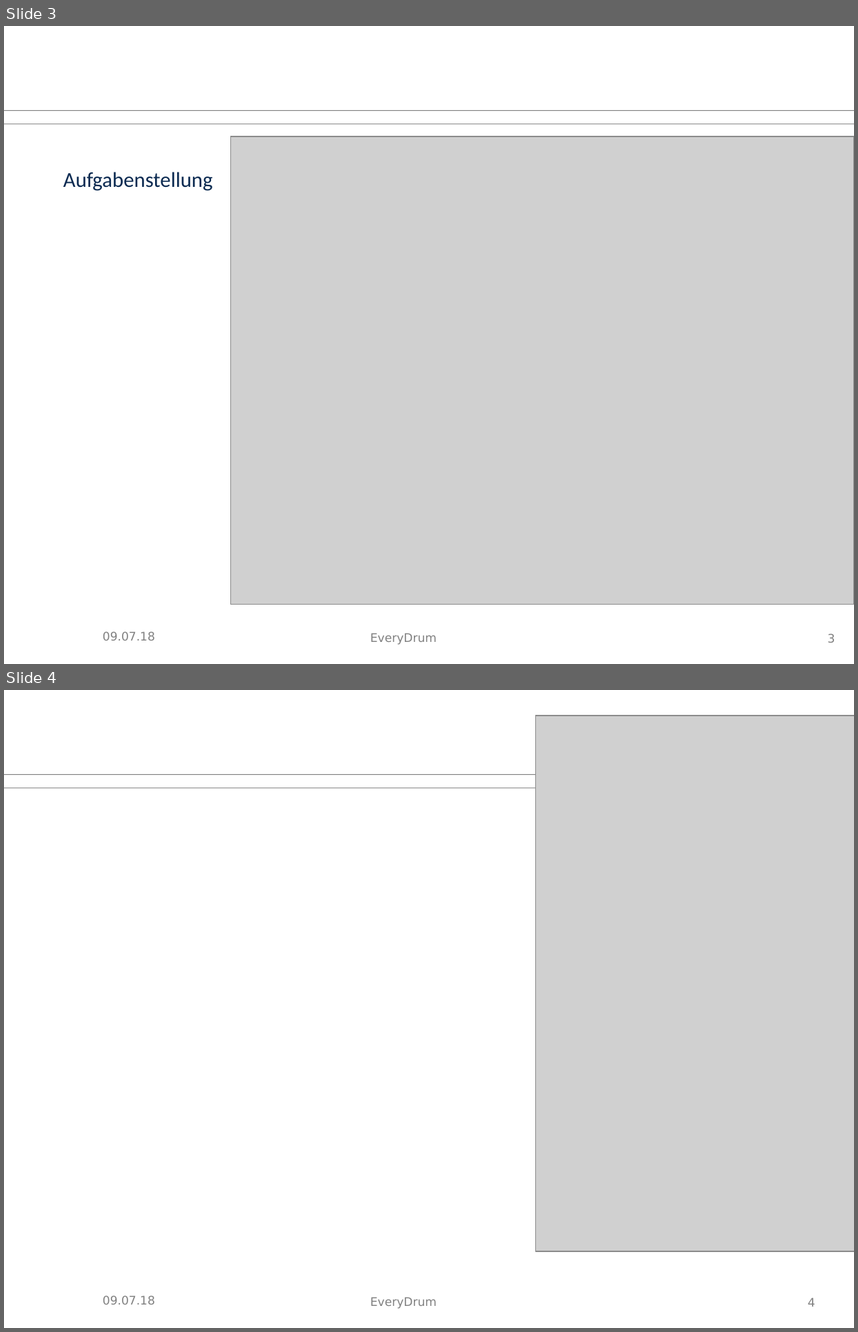
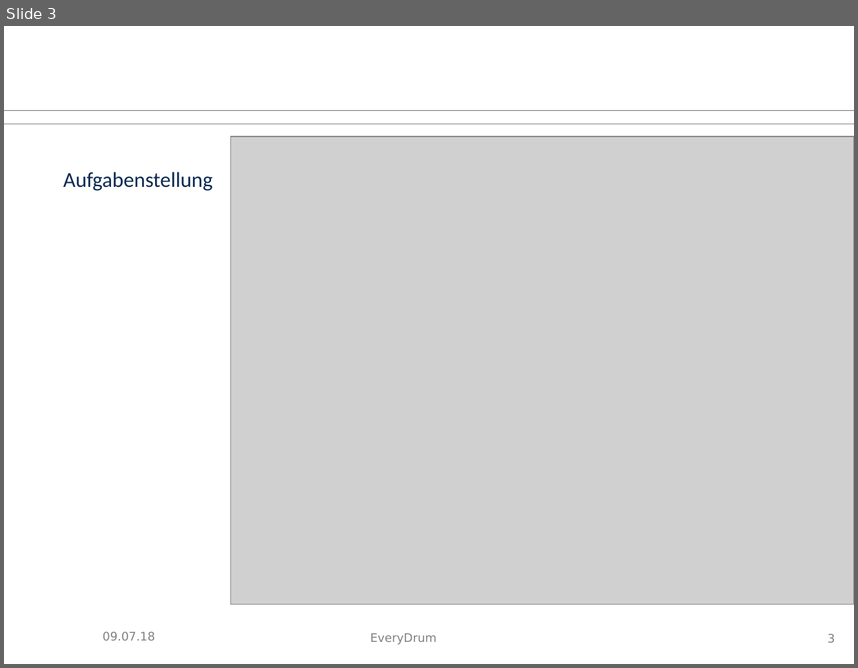
Before and after one commit to tziegler-tud/vr-anydrum, a slide deck: Documents/slides.odp. Shown one above the other, each under a label of ours: slides 3 and 4 before the commit, slide 3 after it. The pictures are 858x1332 and 858x668 pixels, drawn with LibreOffice and Linux fonts; fonts in the diff are those of the drawing; grey boxes stand for pictures; background and template pictures are left out. Boxes give left, top, right and bottom in pixels: in the first picture for what was removed or moved away, otherwise in the second. Text is boxed around its words. In the diff, an @@ line names an element or a change of style, - is before the commit and + after.

```diff
--- a/Documents/slides.odp
+++ b/Documents/slides.odp
@@ slide 4 removed at (4, 690, 854, 1328), background #FFFFFF; not listed: 3 template elements that a slide beside it also shows @@
@@ picture removed at (535, 716, 854, 1251) @@
@@ text removed at (103, 1295, 155, 1304) @@
-09.07.18
@@ page number removed at (808, 1297, 815, 1306) @@
-4
```
Also in this commit, not shown: 3 slides changed, 9 slides added, 1 other slide removed, 7 other files.
